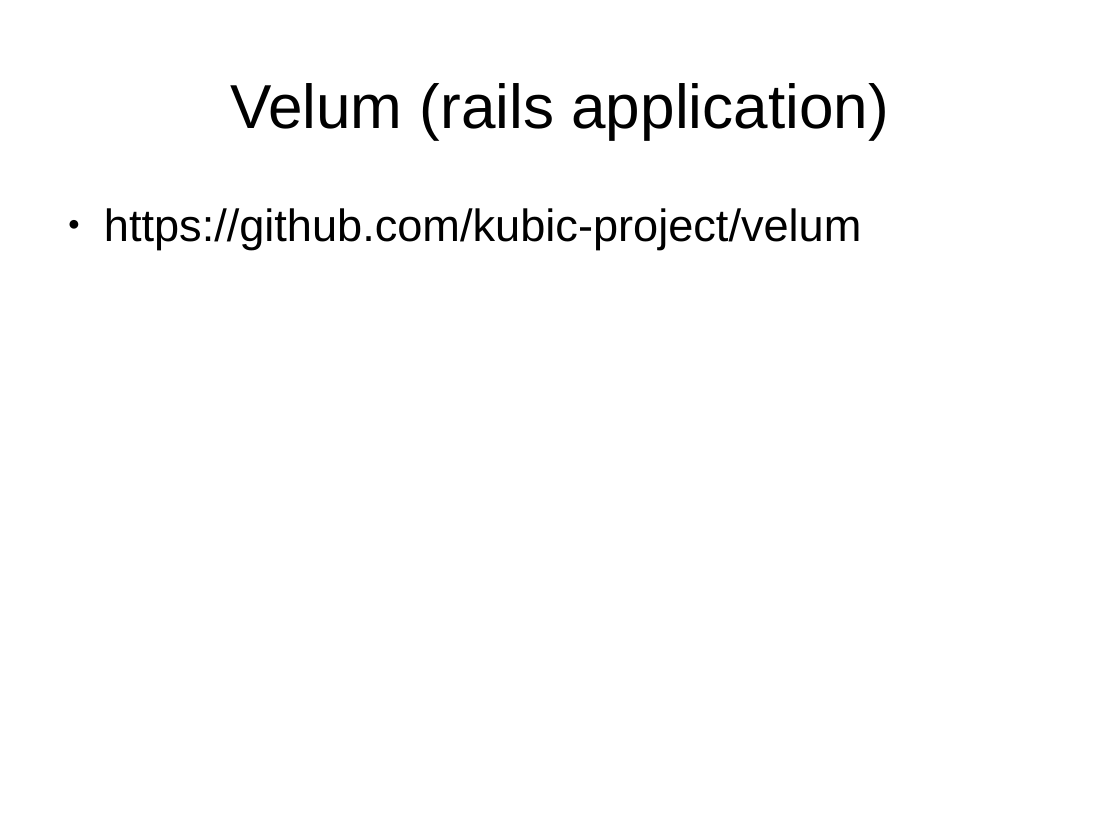
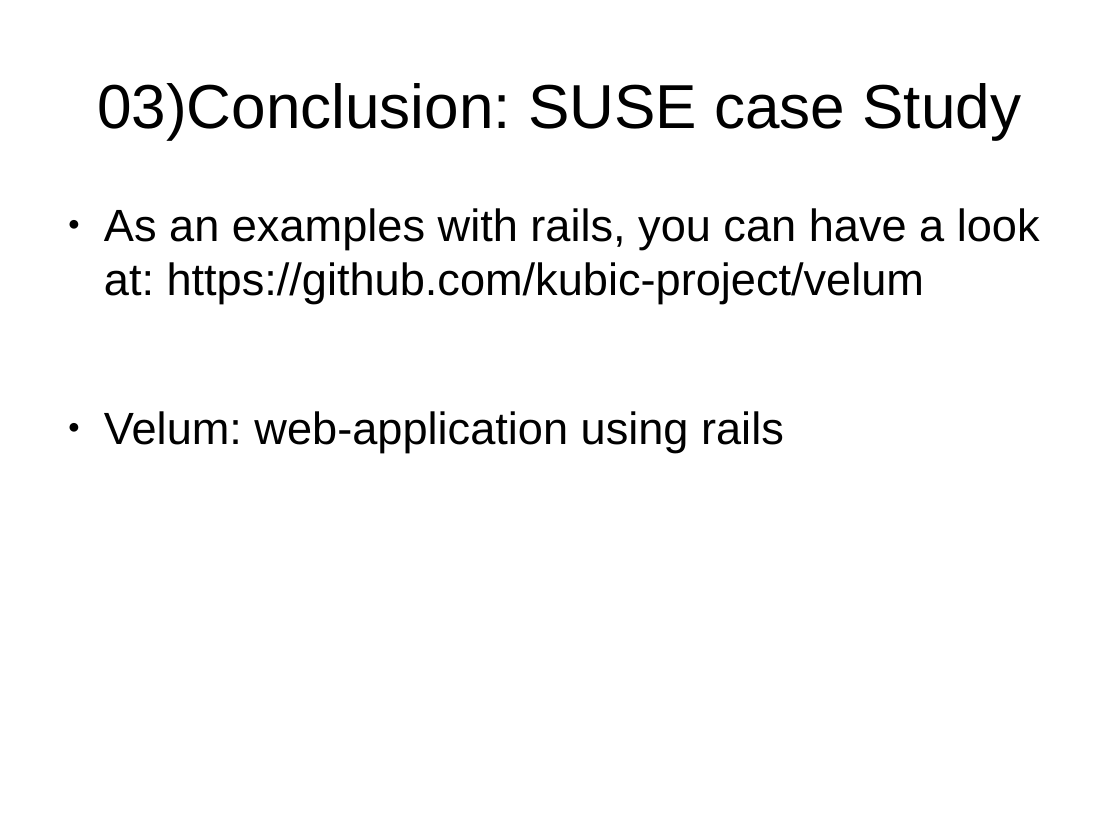
Before and after one commit to MalloZup/presentations, a slide deck: slide 10 of rails/2018/fullstack.odp. Drawn at 1120x840 pixels with LibreOffice and Linux fonts; fonts in the diff are those of the drawing. Boxes give left, top, right and bottom in pixels: in the first picture for what was removed or moved away, otherwise in the second. Text is boxed around its words. In the diff, an @@ line names an element or a change of style, - is before the commit and + after.

```diff
--- a/rails/2018/fullstack.odp
+++ b/rails/2018/fullstack.odp
@@ title at (97,83,1022,139): text changed @@
-Velum (rails application)
+03)Conclusion: SUSE case Study
@@ text at (104,208,1040,452): text changed @@
-● https://github.com/kubic-project/velum
+● As an examples with rails, you can have a look at: https://github.com/kubic-project/velum
+● Velum: web-application using rails
```
Also in this commit, not shown: 4 other slides changed, 3 slides added, 1 slide removed, 2 other files.
